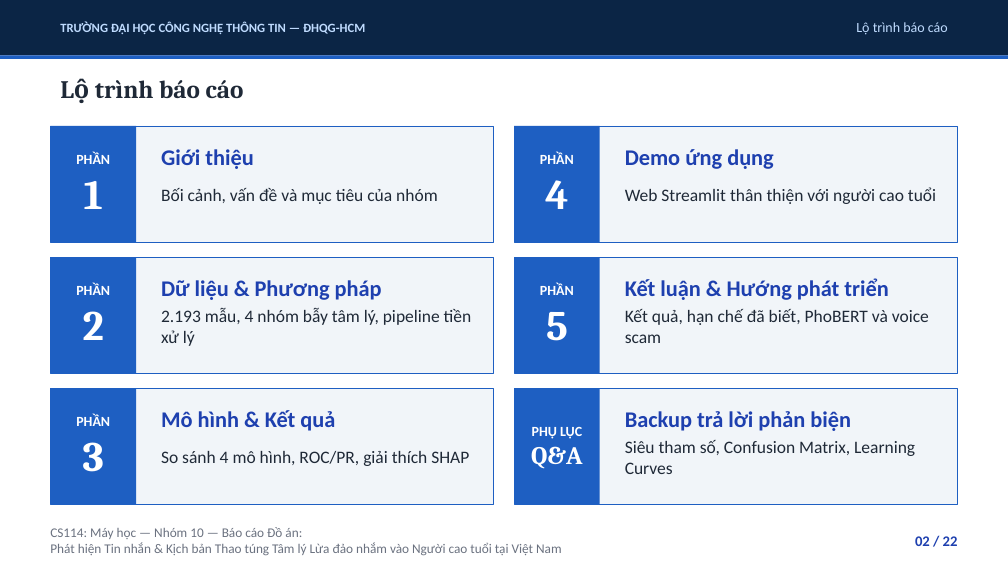
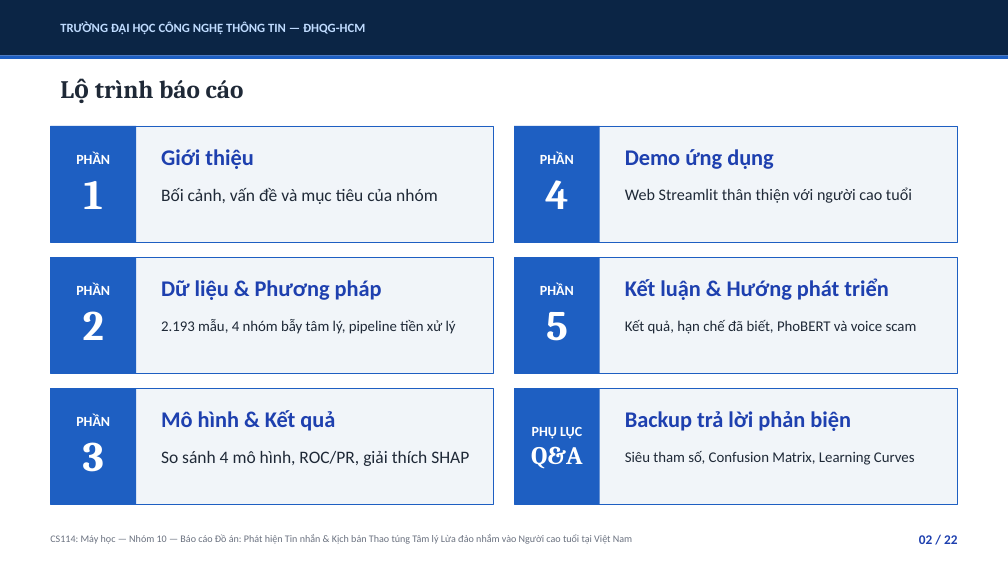
Before and after one commit to uit-25730067-chithanh/CS114-Team10-Elderly-Scam-Detection, a slide deck: slide 2 of draft/scam-detection/reports/slides/phase09_presentation.pptx. Drawn at 1008x567 pixels with LibreOffice and Linux fonts; fonts in the diff are those of the drawing. Boxes give left, top, right and bottom in pixels: in the first picture for what was removed or moved away, otherwise in the second. Text is boxed around its words. In the diff, an @@ line names an element or a change of style, - is before the commit and + after.

```diff
--- a/draft/scam-detection/reports/slides/phase09_presentation.pptx
+++ b/draft/scam-detection/reports/slides/phase09_presentation.pptx
@@ text removed at (x1=856, y1=22, x2=948, y2=35) @@
-Lộ trình báo cáo
@@ text "Web Streamlit thân thiện với ..." at (x1=625, y1=188, x2=912, y2=203): size 12.5 to 11.6 pt @@
@@ size 12.5 to 10.6 pt in 3 elements at (x1=161, y1=319, x2=456, y2=334), (x1=625, y1=320, x2=917, y2=334), (x1=625, y1=451, x2=915, y2=465) @@
@@ text at (x1=50, y1=534, x2=632, y2=544): text changed; size 9.5 to 7.2 pt @@
-CS114: Máy học — Nhóm 10 — Báo cáo Đồ án:
-Phát hiện Tin nhắn & Kịch bản Thao túng Tâm lý Lừa đảo nhắm vào Người cao tuổi tại Việt Nam
+CS114: Máy học — Nhóm 10 — Báo cáo Đồ án: Phát hiện Tin nhắn & Kịch bản Thao túng Tâm lý Lừa đảo nhắm vào Người cao tuổi tại Việt Nam
@@ text "02 / 22" at (x1=919, y1=535, x2=957, y2=544): size 10.5 to 9.5 pt @@
```
Also in this commit, not shown: 19 other slides changed, 2 slides added, 2 slides removed, 2 other files.
